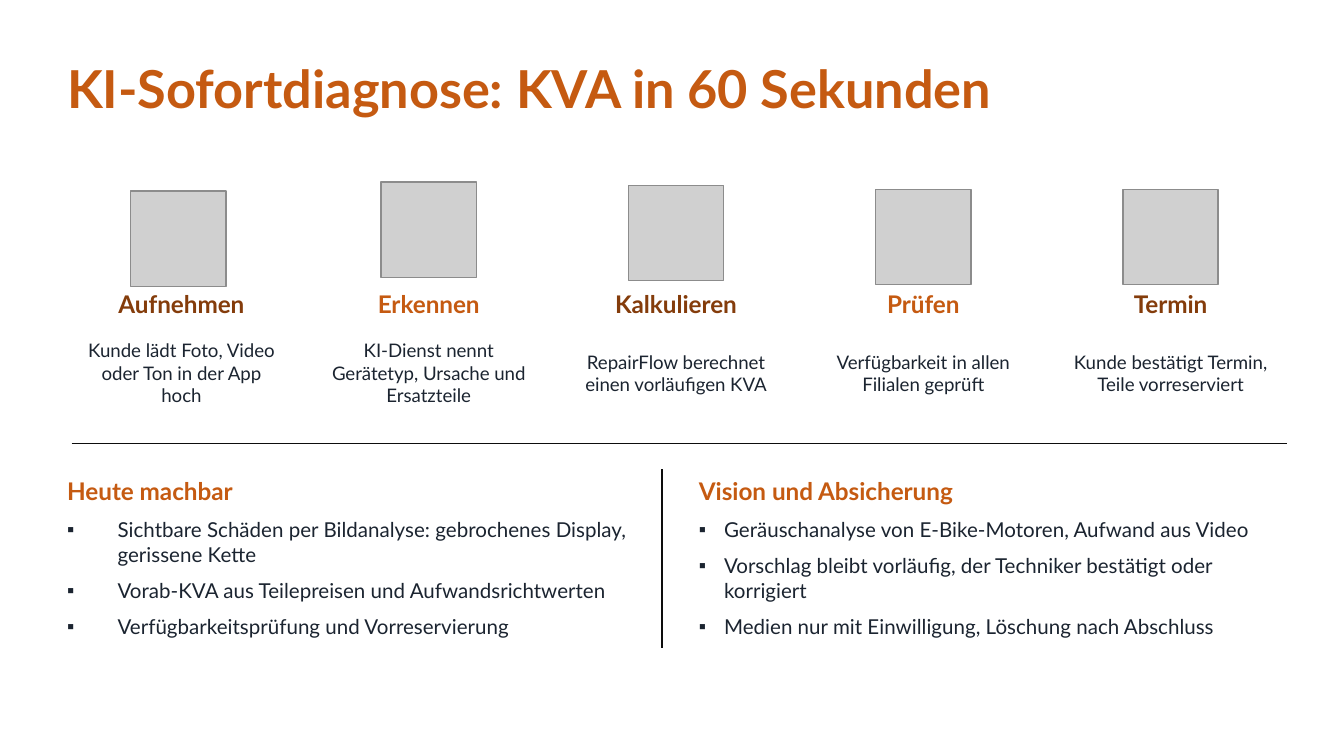
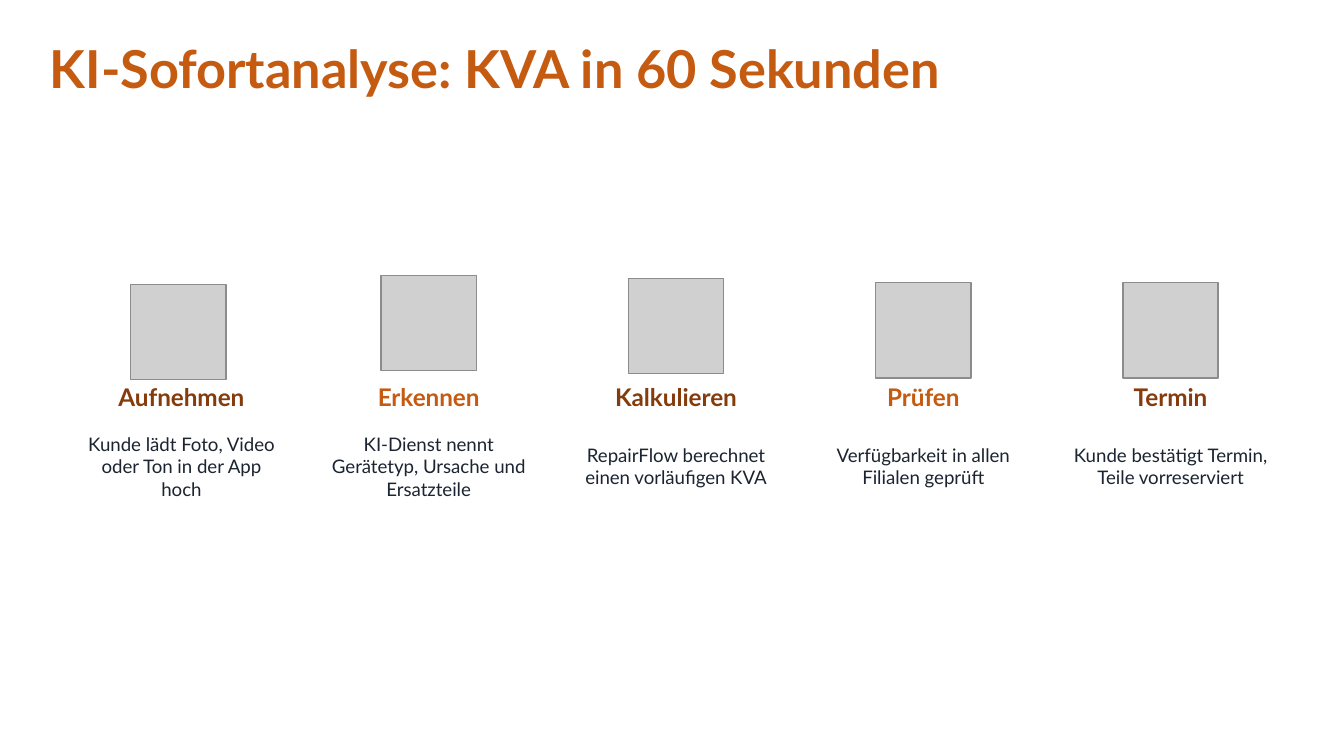
Before and after one commit to jakobschwan123-cmd/casestudy-semester-3, a slide deck: slide 19 of 4_praesentation/Abschlusspraesentation.pptx (slide 9 before the commit). Drawn at 1344x756 pixels with LibreOffice and Linux fonts; fonts in the diff are those of the drawing; grey boxes stand for pictures. Boxes give left, top, right and bottom in pixels: in the first picture for what was removed or moved away, otherwise in the second. Text is boxed around its words. In the diff, an @@ line names an element or a change of style, - is before the commit and + after.

```diff
--- a/4_praesentation/Abschlusspraesentation.pptx
+++ b/4_praesentation/Abschlusspraesentation.pptx
@@ text at <box>50,49,940,97</box>: text changed @@
-KI-Sofortdiagnose: KVA in 60 Sekunden
+KI-Sofortanalyse: KVA in 60 Sekunden
@@ text "KI-Sofortanalyse: KVA in 60 Sekunden" at <box>50,49,940,97</box>: vertical alignment middle to top @@
@@ picture removed at <box>130,191,226,286</box> @@
@@ picture removed at <box>382,181,477,277</box> @@
@@ picture removed at <box>629,185,724,281</box> @@
@@ picture removed at <box>876,190,972,285</box> @@
@@ picture removed at <box>1124,190,1219,285</box> @@
@@ picture added at <box>130,285,226,380</box> @@
@@ picture added at <box>382,276,477,371</box> @@
@@ picture added at <box>629,278,724,374</box> @@
@@ picture added at <box>876,282,972,378</box> @@
@@ picture added at <box>1124,282,1219,378</box> @@
@@ 10 texts: place and size @@
-10 texts at <box>88,295,1268,402</box>
+10 texts at <box>88,388,1268,496</box>
@@ text colour #843C0B to #843C0C in 3 elements at <box>118,388,244,407</box>, <box>615,388,737,407</box>, <box>1134,388,1208,406</box> @@
@@ line removed from (71, 444) to (1286, 444) @@
@@ line removed from (661, 469) to (661, 648) @@
@@ text removed at <box>67,482,233,500</box> @@
-Heute machbar
@@ text removed at <box>699,482,953,505</box> @@
-Vision und Absicherung
@@ text removed at <box>118,522,626,638</box> @@
-▪ Sichtbare Schäden per Bildanalyse: gebrochenes Display, gerissene Kette
-▪ Vorab-KVA aus Teilepreisen und Aufwandsrichtwerten
-▪ Verfügbarkeitsprüfung und Vorreservierung
@@ text removed at <box>724,522,1249,638</box> @@
-▪ Geräuschanalyse von E-Bike-Motoren, Aufwand aus Video
-▪ Vorschlag bleibt vorläufig, der Techniker bestätigt oder korrigiert
-▪ Medien nur mit Einwilligung, Löschung nach Abschluss
```
Also in this commit, not shown: 13 other slides changed, 14 slides added, 3 slides removed.
